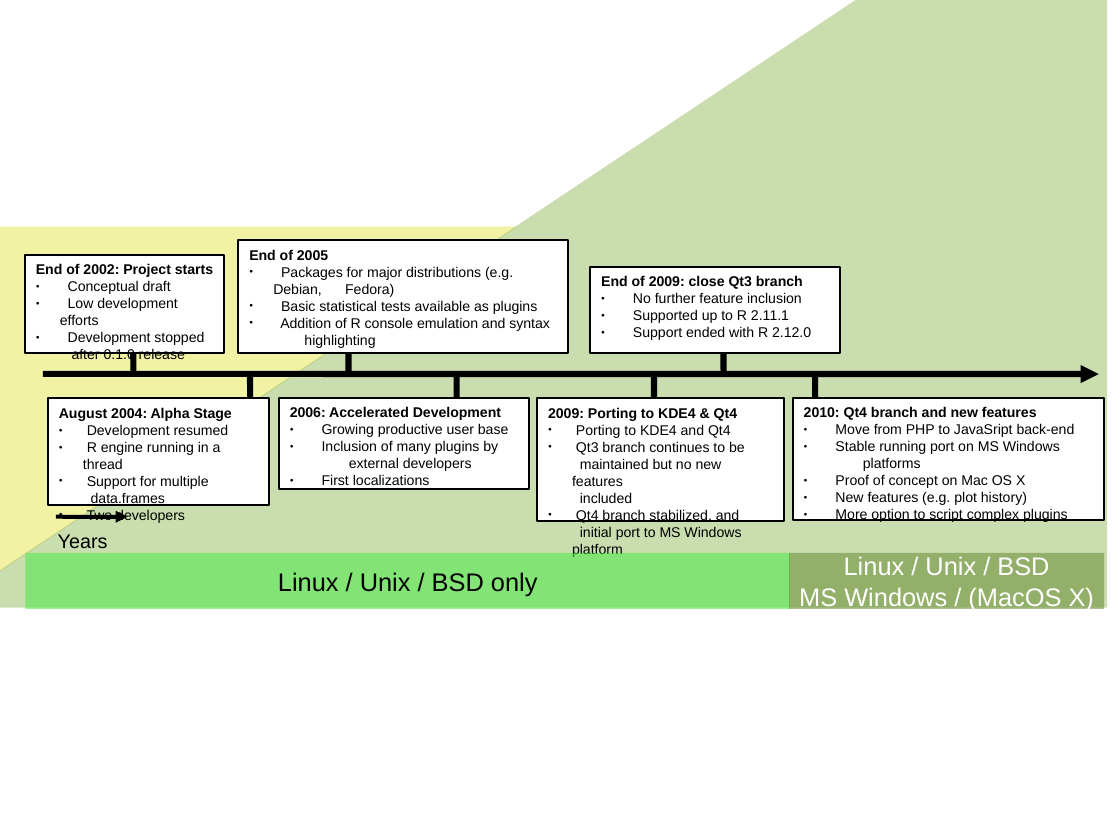
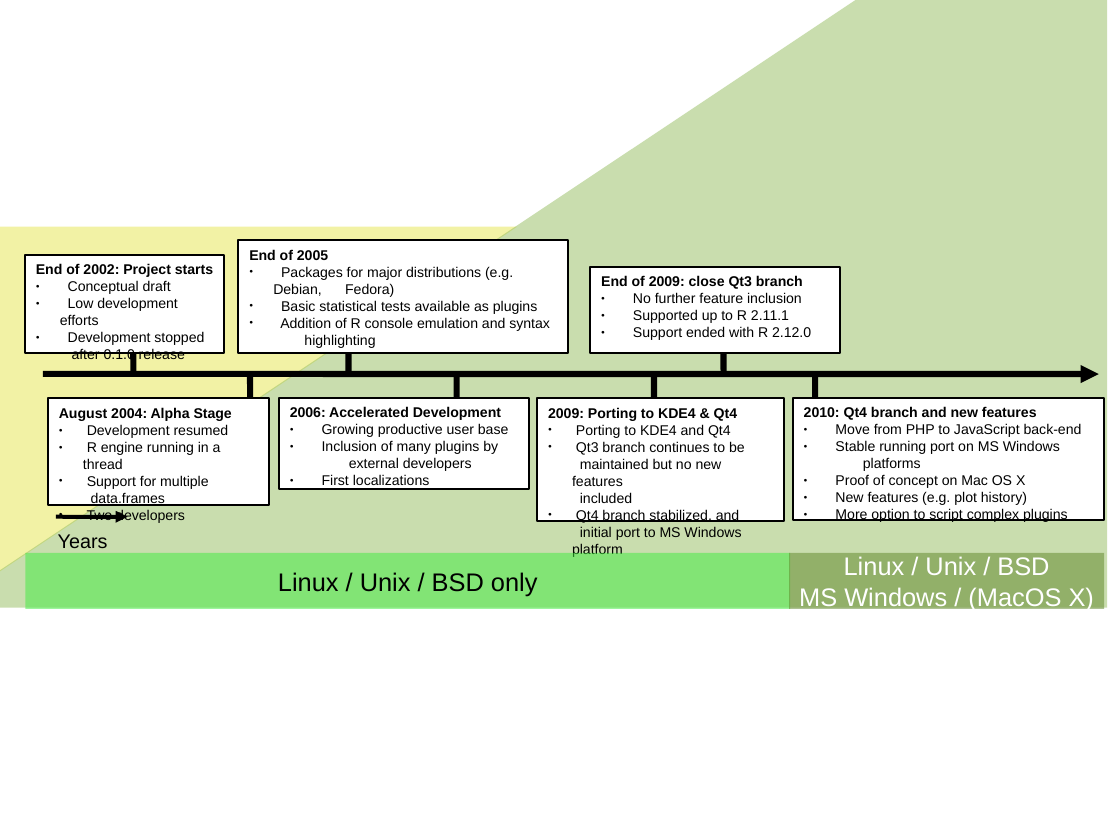
Before and after one commit to svn2github/rkward-svn-mirror, a slide deck: slide 1 of branches/jss_dec_10/figures/timeline.odp. Drawn at 1120x840 pixels with LibreOffice and Linux fonts; fonts in the diff are those of the drawing. Boxes give left, top, right and bottom in pixels: in the first picture for what was removed or moved away, otherwise in the second. Text is boxed around its words. In the diff, an @@ line names an element or a change of style, - is before the commit and + after.

```diff
--- a/branches/jss_dec_10/figures/timeline.odp
+++ b/branches/jss_dec_10/figures/timeline.odp
@@ text in rectangle at bbox=[835, 423, 1082, 437]: text changed @@
-● Move from PHP to JavaSript back-end
+● Move from PHP to JavaScript back-end
```
Also in this commit, not shown: 1 other file.
